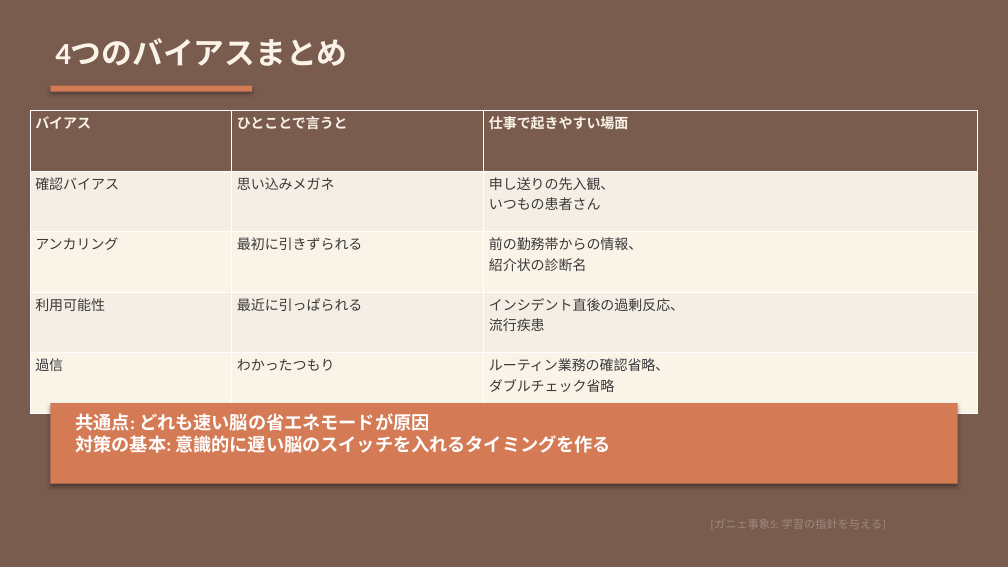
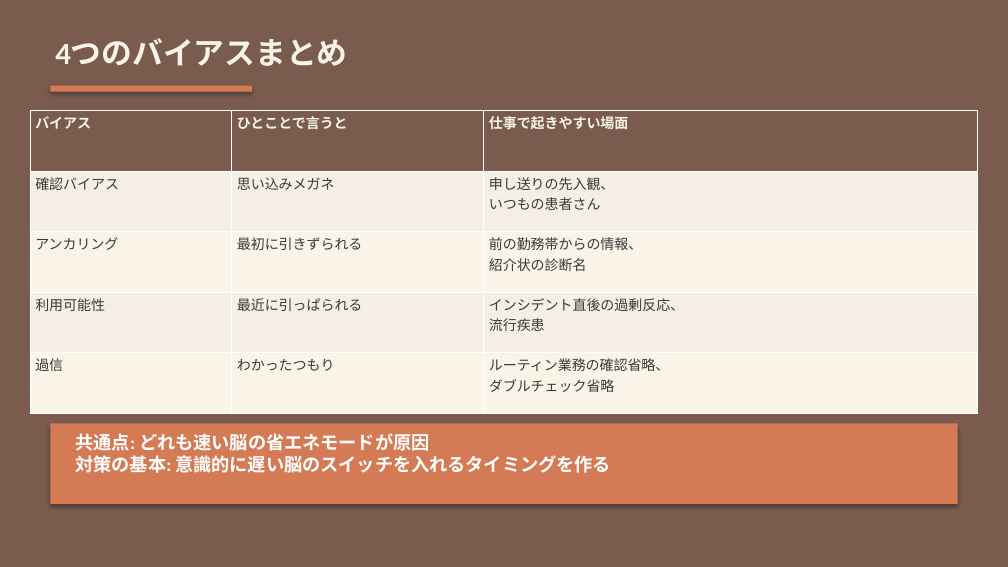
Before and after one commit to Tama831/ai-agent-team-materials, a slide deck: slide 5 of output/education/2026-03-30_cognitive-bias-diagnostic-reasoning/cognitive-bias-diagnostic-reasoning_slides_allstaff.pptx. Drawn at 1008x567 pixels with LibreOffice and Linux fonts; fonts in the diff are those of the drawing. Boxes give left, top, right and bottom in pixels: in the first picture for what was removed or moved away, otherwise in the second. Text is boxed around its words. In the diff, an @@ line names an element or a change of style, - is before the commit and + after.

```diff
--- a/output/education/2026-03-30_cognitive-bias-diagnostic-reasoning/cognitive-bias-diagnostic-reasoning_slides_allstaff.pptx
+++ b/output/education/2026-03-30_cognitive-bias-diagnostic-reasoning/cognitive-bias-diagnostic-reasoning_slides_allstaff.pptx
@@ rectangle: place and size @@
-rectangle at box(50, 403, 958, 484)
+rectangle at box(50, 423, 958, 504)
@@ text "共通点: どれも速い脳の省エネモードが原因 対策の基本: 意識的に遅い脳のスイッチを入れるタイミングを作る": place and size @@
-text "共通点: どれも速い脳の省エネモードが原因 対策の基本: 意識的に遅い脳のスイッチを入れるタイミングを作る" at box(76, 413, 611, 453)
+text "共通点: どれも速い脳の省エネモードが原因 対策の基本: 意識的に遅い脳のスイッチを入れるタイミングを作る" at box(76, 433, 611, 473)
@@ text removed at box(711, 519, 886, 528) @@
-[ガニェ事象5: 学習の指針を与える]
```
Also in this commit, not shown: 9 other slides changed, 4 other files.
